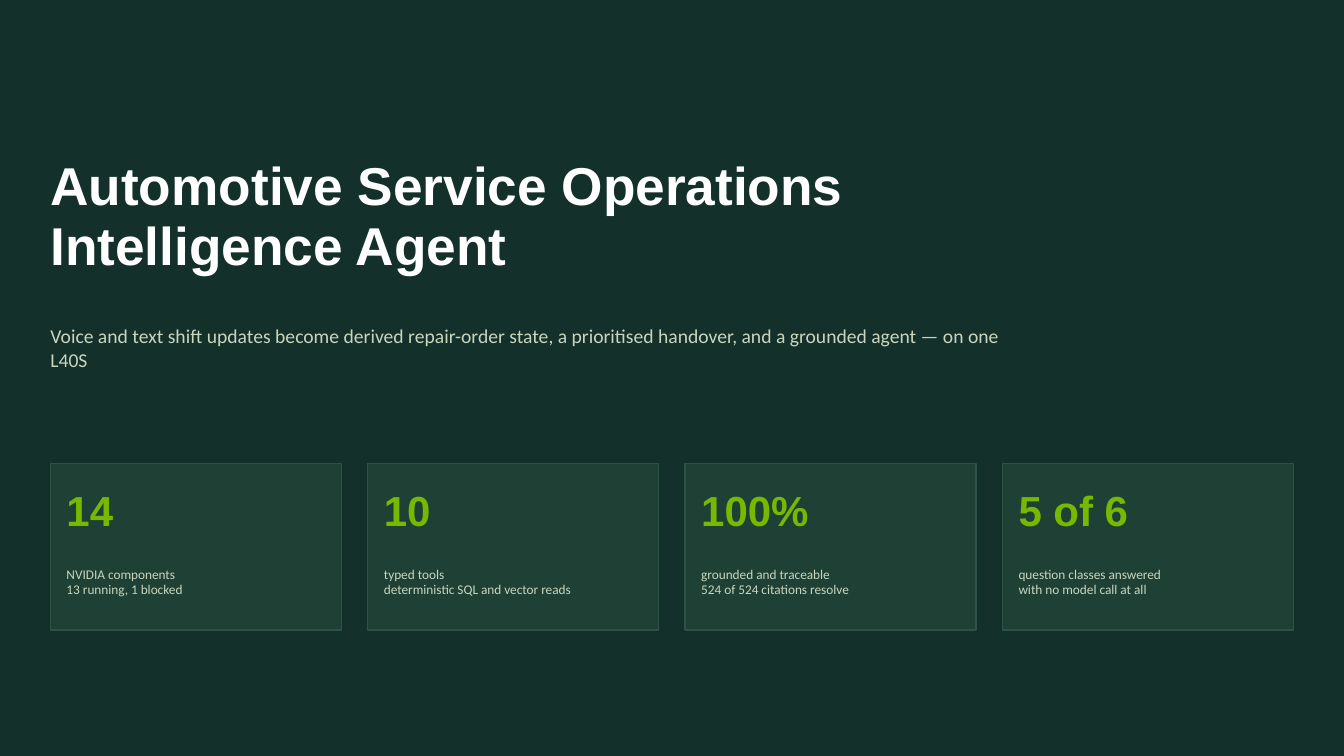
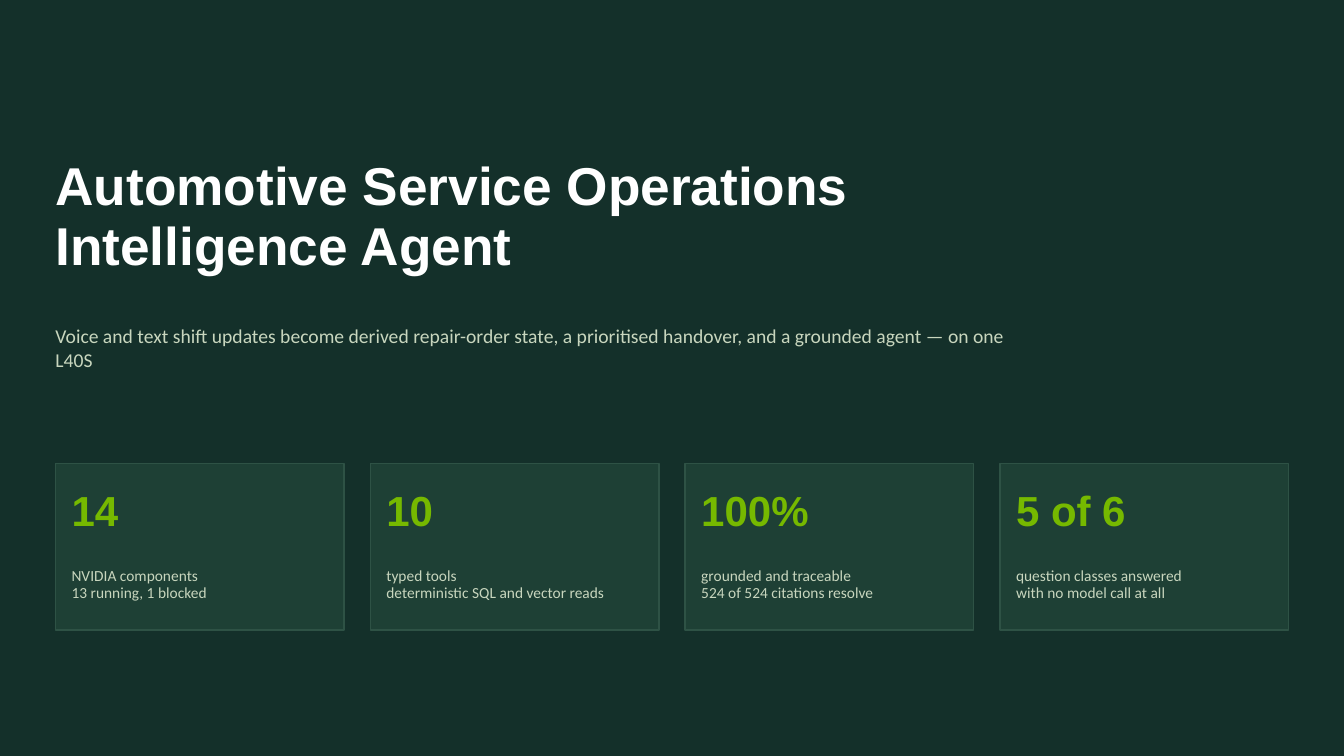
Before and after one commit to RaunakDasgupta/automotive-service-agent, a slide deck: slide 1 of docs/architecture-deck.pptx. Drawn at 1344x756 pixels with LibreOffice and Linux fonts; fonts in the diff are those of the drawing. Boxes give left, top, right and bottom in pixels: in the first picture for what was removed or moved away, otherwise in the second. Text is boxed around its words. In the diff, an @@ line names an element or a change of style, - is before the commit and + after.

```diff
--- a/docs/architecture-deck.pptx
+++ b/docs/architecture-deck.pptx
@@ text "Automotive Service Operations": place and size @@
-text "Automotive Service Operations" at (50,166,843,276)
+text "Automotive Service Operations" at (55,166,848,276)
@@ 2 texts, 1 rectangle: place and size @@
-2 texts, 1 rectangle at (50,329,998,630)
+2 texts, 1 rectangle at (55,329,1003,630)
@@ rectangle: place and size @@
-rectangle at (1002,464,1294,630)
+rectangle at (1000,464,1289,630)
@@ size 9.5 to 11 pt in 4 elements at (386,570,604,600), (701,570,873,598), (72,571,207,601), (1016,570,1182,598) @@
```
Also in this commit, not shown: 6 other slides changed, 1 other file.
